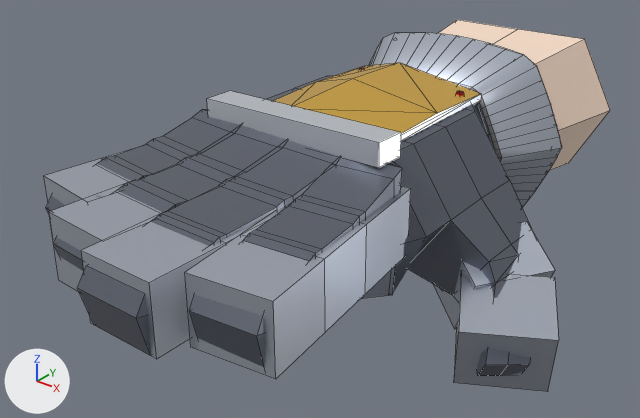
Before and after pictures for a commit that changed the FBX model Assets/ZonkContent/Art/Models/HandLooks/Hand_Gauntlet.fbx.
Before and after are seen from a 50 mm camera at (0.993, -1.541, 0.809) aimed at (-0.111, -0.162, -0.046). Arrows for +X, +Y and +Z are at lower left; the lights stay in place. The older version comes first. Mesh edges are drawn as thin lines.

Objects in the first picture: 'Hand_Gauntlet'.
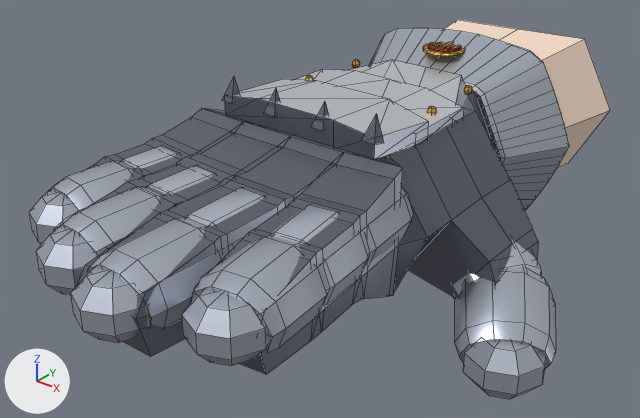
Location of each change, [x1, y1, x2, y2] in pixels of the pictures (640 x 418 px; the box of a moved part takes in the faces that stretch with it):
'Hand_Gauntlet', reshaped: before [44, 20, 610, 392]; after [29, 20, 610, 399]
part 1 of me_hand_gauntlet, added: after [181, 290, 268, 366]
part 2 of me_hand_gauntlet, added: after [70, 268, 151, 343]
part 3 of me_hand_gauntlet, added: after [36, 227, 96, 295]
part 4 of me_hand_gauntlet, added: after [29, 190, 78, 244]
part 5 of me_hand_gauntlet, added: after [463, 341, 546, 399]
part 6 of me_hand_gauntlet, moved or reshaped (not visible before): after [427, 106, 436, 114]
part 7 of me_hand_gauntlet, rebuilt: before [274, 63, 481, 141]; after [350, 60, 467, 123]
part 8 of me_hand_gauntlet, rebuilt: before [454, 271, 559, 392]; after [454, 267, 556, 370]
part 9 of me_hand_gauntlet, rebuilt: before [360, 186, 411, 294]; after [365, 188, 413, 263]
part 10 of me_hand_gauntlet, rebuilt: before [241, 204, 367, 332]; after [272, 205, 370, 303]
part 11 of me_hand_gauntlet, rebuilt (20% shorter): before [185, 234, 325, 379]; after [192, 236, 329, 352]
part 12 of me_hand_gauntlet, rebuilt (not visible before): after [149, 166, 213, 194]
part 13 of me_hand_gauntlet, rebuilt: before [49, 184, 163, 292]; after [54, 187, 161, 257]
part 14 of me_hand_gauntlet, rebuilt (mostly hidden before): before [102, 150, 128, 159]; after [122, 146, 176, 168]
part 15 of me_hand_gauntlet, rebuilt: before [44, 158, 130, 205]; after [47, 161, 132, 211]
part 16 of me_hand_gauntlet, rebuilt: before [433, 221, 555, 329]; after [452, 239, 541, 295]
part 17 of me_hand_gauntlet, moved or reshaped: before [78, 32, 562, 359]; after [88, 28, 569, 356]
part 18 of me_hand_gauntlet, surface changed: before [417, 34, 559, 142]; after [487, 124, 498, 142]

Diff of the bpy script that builds the scene:
```diff
--- a/Assets/ZonkContent/Art/Models/HandLooks/Hand_Gauntlet.fbx.py
+++ b/Assets/ZonkContent/Art/Models/HandLooks/Hand_Gauntlet.fbx.py
@@ me_hand_gauntlet @@
-me_hand_gauntlet.from_pydata(...)  # 891 vertices, 932 faces; spans x -0.43..0.46, y -0.8..0.74, z -0.32..0.23
+me_hand_gauntlet.from_pydata(...)  # 1595 vertices, 1834 faces; spans x -0.43..0.45, y -0.85..0.74, z -0.3..0.24
+# me_hand_gauntlet part 1: a new loose piece, a UV sphere (8 segments, 5 rings, poles along z) spanning x 0.07..0.22, y -0.78..-0.64, z -0.02..0.1, in mat_hand_gauntlet (picture img_hand_gauntlet_png)
+# me_hand_gauntlet part 2: a new loose piece, a UV sphere (8 segments, 5 rings, poles along z) spanning x -0.11..0.03, y -0.85..-0.7, z -0.02..0.1, in mat_hand_gauntlet (picture img_hand_gauntlet_png)
+# me_hand_gauntlet part 3: a new loose piece, a UV sphere (8 segments, 5 rings, poles along z) spanning x -0.28..-0.13, y -0.8..-0.65, z -0.02..0.1, in mat_hand_gauntlet (picture img_hand_gauntlet_png)
+# me_hand_gauntlet part 4: a new loose piece, a UV sphere (8 segments, 5 rings, poles along z) spanning x -0.42..-0.27, y -0.72..-0.57, z -0.02..0.1, in mat_hand_gauntlet (picture img_hand_gauntlet_png)
+# me_hand_gauntlet part 5: a new loose piece, a UV sphere (8 segments, 5 rings, poles along z) spanning x 0.28..0.45, y -0.25..-0.08, z -0.3..-0.16, in mat_hand_gauntlet (picture img_hand_gauntlet_png)
+# me_hand_gauntlet part 6: the loose piece of 20 vertices spanning x 0.02..0.05, y -0.18..-0.16, z 0.04..0.07 is moved by (0.03, 0.17, 0.12)
+# me_hand_gauntlet part 7: the loose piece of 18 vertices spanning x -0.28..0.07, y -0.21..0.22, z 0.01..0.19 is rebuilt with 14 vertices and now spans x -0.31..0.09, y 0.04..0.25, z 0.01..0.18
+# me_hand_gauntlet part 8: the loose piece of 8 vertices spanning x 0.19..0.46, y -0.23..0.04, z -0.32..-0.12 is rebuilt with 42 vertices and now spans x 0.19..0.44, y -0.22..0.03, z -0.3..-0.1
+# me_hand_gauntlet part 9: the loose piece of 8 vertices spanning x 0.0..0.19, y -0.43..-0.23, z -0.03..0.11 is rebuilt with 42 vertices and now spans x -0.01..0.19, y -0.43..-0.22, z -0.03..0.12
+# me_hand_gauntlet part 10: the loose piece of 8 vertices spanning x 0.02..0.21, y -0.57..-0.41, z -0.03..0.11 is rebuilt with 42 vertices and now spans x 0.02..0.21, y -0.58..-0.39, z -0.03..0.12
+# me_hand_gauntlet part 11: the loose piece of 8 vertices spanning x 0.04..0.23, y -0.72..-0.55, z -0.04..0.11 is rebuilt with 42 vertices and now spans x 0.04..0.23, y -0.73..-0.53, z -0.03..0.12
+# me_hand_gauntlet part 12: the loose piece of 8 vertices spanning x -0.28..-0.1, y -0.57..-0.42, z -0.04..0.11 is rebuilt with 42 vertices and now spans x -0.28..-0.09, y -0.58..-0.4, z -0.03..0.12
+# me_hand_gauntlet part 13: the loose piece of 8 vertices spanning x -0.29..-0.11, y -0.73..-0.56, z -0.04..0.11 is rebuilt with 42 vertices and now spans x -0.29..-0.1, y -0.74..-0.54, z -0.03..0.12
+# me_hand_gauntlet part 14: the loose piece of 8 vertices spanning x -0.41..-0.23, y -0.53..-0.38, z -0.04..0.11 is rebuilt with 42 vertices and now spans x -0.41..-0.22, y -0.53..-0.37, z -0.03..0.12
+# me_hand_gauntlet part 15: the loose piece of 8 vertices spanning x -0.43..-0.25, y -0.65..-0.5, z -0.04..0.11 is rebuilt with 42 vertices and now spans x -0.43..-0.24, y -0.66..-0.49, z -0.03..0.12
+# me_hand_gauntlet part 16: the loose piece of 8 vertices spanning x 0.1..0.36, y -0.13..0.14, z -0.27..-0.06 is rebuilt with 42 vertices and now spans x 0.12..0.34, y -0.1..0.12, z -0.25..-0.05
+# me_hand_gauntlet part 17: 158 vertices moved from x -0.4..0.19, y -0.78..0.41, z -0.23..0.23 to x -0.42..0.2, y -0.78..0.43, z -0.23..0.23; 157 vertices removed from x -0.41..0.2, y -0.78..0.4, z -0.23..0.23; 405 vertices added at x -0.41..0.21, y -0.79..0.42, z -0.24..0.24
+# me_hand_gauntlet part 18: 102 kept faces spanning x -0.41..0.2, y 0.22..0.43, z -0.23..0.23 get new texture (UV) coordinates
+# other edits to the shape of me_hand_gauntlet do not show in these pictures
 me_hand_gauntlet.materials.append(mat_hand_skin)
```
